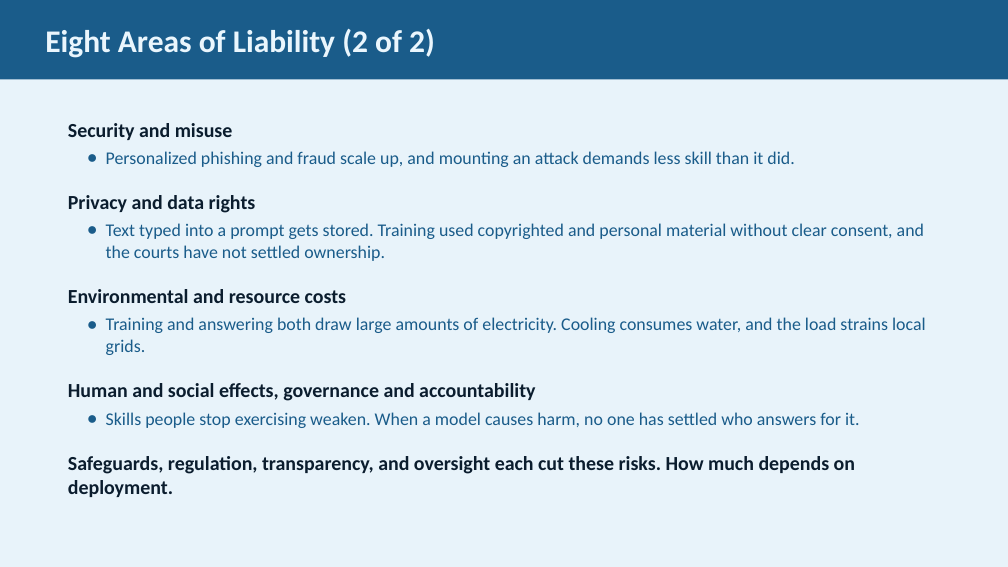
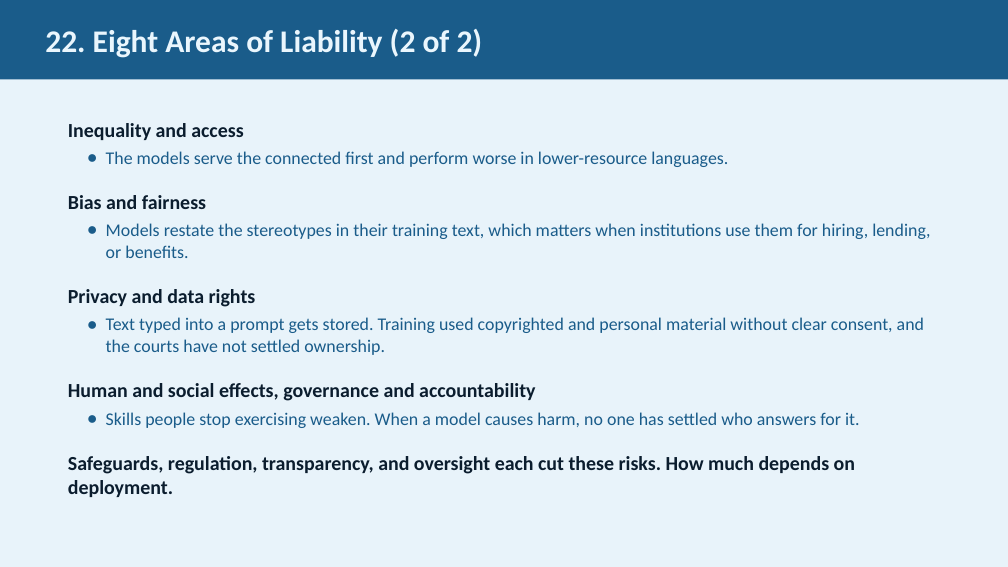
Before and after one commit to JimFawcett/NewSite, a slide deck: slide 22 of AI Presentation 2026/AI_Presentation.pptx (slide 21 before the commit). Drawn at 1008x567 pixels with LibreOffice and Linux fonts; fonts in the diff are those of the drawing. Boxes give left, top, right and bottom in pixels: in the first picture for what was removed or moved away, otherwise in the second. Text is boxed around its words. In the diff, an @@ line names an element or a change of style, - is before the commit and + after.

Commit message:
lots of small edits to text and styles

```diff
--- a/AI Presentation 2026/AI_Presentation.pptx
+++ b/AI Presentation 2026/AI_Presentation.pptx
@@ text in rectangle at box(45, 29, 483, 58): text changed @@
-Eight Areas of Liability (2 of 2)
+22. Eight Areas of Liability (2 of 2)
@@ text at box(68, 123, 930, 258): text changed @@
-Security and misuse
-  ● Personalized phishing and fraud scale up, and mounting an attack demands less skill than it did.
+Inequality and access
+  ● The models serve the connected first and perform worse in lower-resource languages.
+Bias and fairness
+  ● Models restate the stereotypes in their training text, which matters when institutions use them for hiring, lending, or benefits.
@@ text at box(68, 289, 926, 355): paragraphs removed @@
-Environmental and resource costs
-  ● Training and answering both draw large amounts of electricity. Cooling consumes water, and the load strains local grids.
```
Also in this commit, not shown: 28 other slides changed, 2 slides added, 15 other files.
